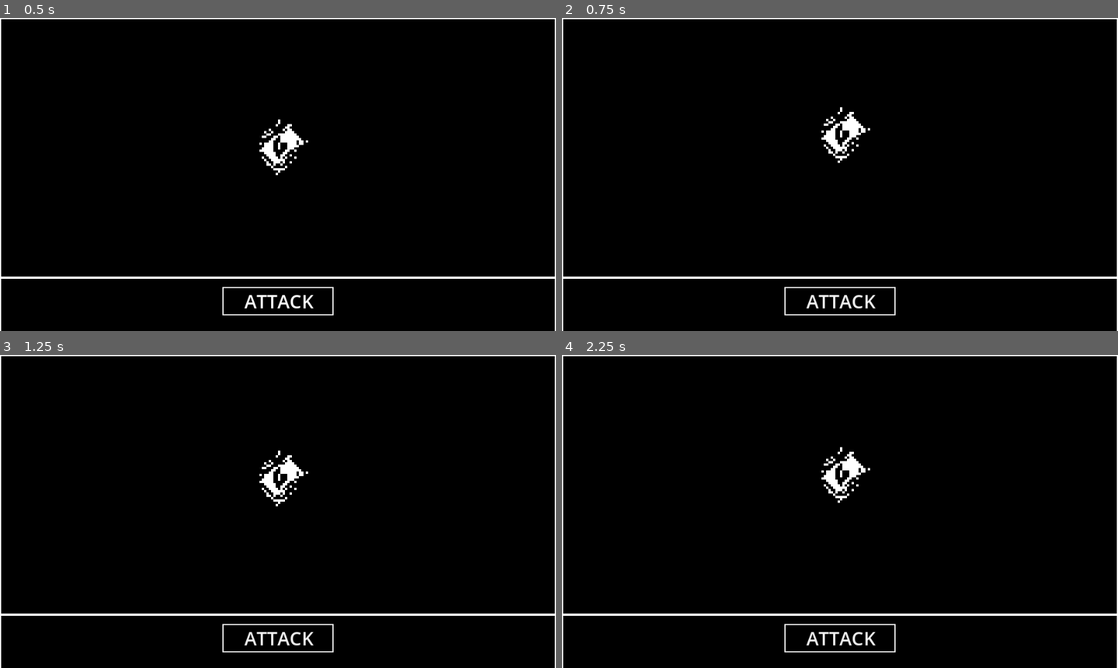
Above: before the commit, frames 1-4 (two rows, left to right).
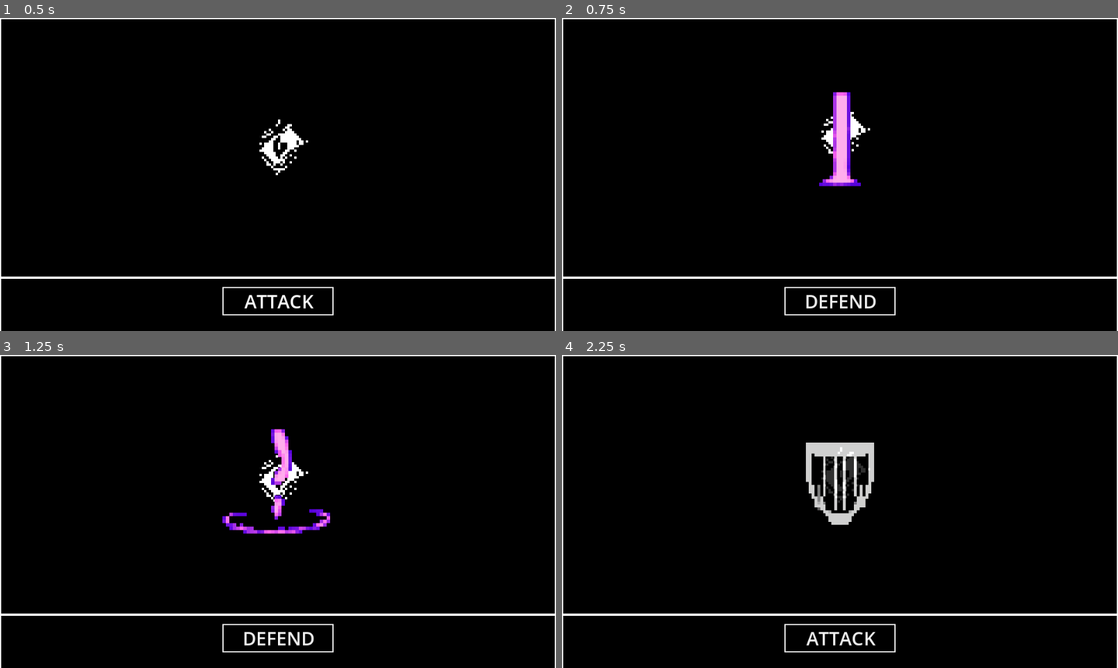
Above: after the commit, the same moments.

Repository: tjpalmer/darkvision
Game: Godot game, scene res://battle-engine/battle-engine.tscn
Two runs of this game, one before a commit and one after it. Both use one fixed random seed, a clock stepped at 60 frames per second and the inputs below. This scene is started directly instead of the project's main scene.
Inputs:
- Up to frame 1 (0.5 s): no input
- Up to frame 2 (0.75 s): click "ATTACK" at 0.5 s
- Up to frame 3 (1.25 s): no input
- Up to frame 4 (2.25 s): hold W (move_forward) 1.28-2 s; click "ATTACK" (after the commit: "DEFEND") at 2 s

Frame 1 is identical in both runs. In frame 2, 1.4% of the frame differs, in the area x 43-57%, y 23-93%; in frame 3, 1.4%; in frame 4, 1.7%, in the area x 43-57%, y 28-55%.
Error before the commit: Attempt to call function 'play_anim' in base 'null instance' on a null instance. (res://battle-engine/attack-button.gd:15)

Commit message:
enemy tweaks

Diff:
--- a/battle-engine/battle-engine.tscn
+++ b/battle-engine/battle-engine.tscn
@@ -3,6 +3,9 @@
 [ext_resource type="Script" uid="uid://vinwih6qwgcw" path="res://battle-engine/battle_engine.gd" id="1_8pl44"]
 [ext_resource type="PackedScene" uid="uid://dhims8tyq2wja" path="res://battle-engine/enemy.tscn" id="1_x7rji"]
 [ext_resource type="Script" uid="uid://desyp6laandb" path="res://battle-engine/attack-button.gd" id="2_baey7"]
+[ext_resource type="Texture2D" uid="uid://7k5cdui1g1sq" path="res://battle-engine/assets/purple-attack-anim.png" id="4_18kkk"]
+[ext_resource type="Texture2D" uid="uid://b0b30fqweqifj" path="res://battle-engine/assets/temp_shield-Transparent.png" id="5_7xprn"]
+[ext_resource type="Script" uid="uid://dl4o26mtevkpc" path="res://battle-engine/player_attack_sprite.gd" id="6_ct57k"]
 
 [sub_resource type="StyleBoxFlat" id="StyleBoxFlat_pv81d"]
 bg_color = Color(0, 0, 0, 1)
@@ -21,6 +24,104 @@
 border_color = Color(1, 1, 1, 1)
 
 [sub_resource type="ImageTexture" id="ImageTexture_8pl44"]
+
+[sub_resource type="AtlasTexture" id="AtlasTexture_i48og"]
+atlas = ExtResource("4_18kkk")
+region = Rect2(0, 0, 32, 32)
+
+[sub_resource type="AtlasTexture" id="AtlasTexture_7xprn"]
+atlas = ExtResource("4_18kkk")
+region = Rect2(32, 0, 32, 32)
+
+[sub_resource type="AtlasTexture" id="AtlasTexture_ct57k"]
+atlas = ExtResource("4_18kkk")
+region = Rect2(64, 0, 32, 32)
+
+[sub_resource type="AtlasTexture" id="AtlasTexture_vvyhw"]
+atlas = ExtResource("4_18kkk")
+region = Rect2(96, 0, 32, 32)
+
+[sub_resource type="AtlasTexture" id="AtlasTexture_qvgsq"]
+atlas = ExtResource("4_18kkk")
+region = Rect2(128, 0, 32, 32)
+
+[sub_resource type="AtlasTexture" id="AtlasTexture_jwwkx"]
+atlas = ExtResource("4_18kkk")
+region = Rect2(160, 0, 32, 32)
+
+[sub_resource type="AtlasTexture" id="AtlasTexture_d3ap1"]
+atlas = ExtResource("4_18kkk")
+region = Rect2(0, 32, 32, 32)
+
+[sub_resource type="AtlasTexture" id="AtlasTexture_h1qga"]
+atlas = ExtResource("4_18kkk")
+region = Rect2(32, 32, 32, 32)
+
+[sub_resource type="AtlasTexture" id="AtlasTexture_drguc"]
+atlas = ExtResource("4_18kkk")
+region = Rect2(64, 32, 32, 32)
+
+[sub_resource type="AtlasTexture" id="AtlasTexture_2u0k4"]
+atlas = ExtResource("4_18kkk")
+region = Rect2(96, 32, 32, 32)
+
+[sub_resource type="SpriteFrames" id="SpriteFrames_hvo25"]
+animations = [{
+"frames": [{
+"duration": 1.0,
+"texture": SubResource("AtlasTexture_i48og")
+}, {
+"duration": 1.0,
+"texture": SubResource("AtlasTexture_7xprn")
+}, {
+"duration": 1.0,
+"texture": SubResource("AtlasTexture_ct57k")
+}, {
+"duration": 1.0,
+"texture": SubResource("AtlasTexture_vvyhw")
+}, {
+"duration": 1.0,
+"texture": SubResource("AtlasTexture_qvgsq")
+}, {
+"duration": 1.0,
+"texture": SubResource("AtlasTexture_jwwkx")
+}, {
+"duration": 1.0,
+"texture": SubResource("AtlasTexture_d3ap1")
+}, {
+"duration": 1.0,
+"texture": SubResource("AtlasTexture_h1qga")
+}, {
+"duration": 1.0,
+"texture": SubResource("AtlasTexture_drguc")
+}, {
+"duration": 1.0,
+"texture": SubResource("AtlasTexture_2u0k4")
+}],
+"loop": false,
+"name": &"attack",
+"speed": 10.0
+}, {
+"frames": [{
+"duration": 1.0,
+"texture": ExtResource("5_7xprn")
+}, {
+"duration": 1.0,
+"texture": ExtResource("5_7xprn")
+}, {
+"duration": 1.0,
+"texture": ExtResource("5_7xprn")
+}, {
+"duration": 1.0,
+"texture": ExtResource("5_7xprn")
+}, {
+"duration": 1.0,
+"texture": ExtResource("5_7xprn")
+}],
+"loop": false,
+"name": &"defend",
+"speed": 5.0
+}]
 
 [node name="BattleEngine" type="Node2D" unique_id=1649322611]
 script = ExtResource("1_8pl44")
@@ -55,3 +156,13 @@
 text = "ATTACK!"
 icon = SubResource("ImageTexture_8pl44")
 script = ExtResource("2_baey7")
+
+[node name="PlayerAttackSprite" type="AnimatedSprite2D" parent="." unique_id=199110083]
+modulate = Color(1, 1, 1, 0.78039217)
+position = Vector2(480, 224)
+scale = Vector2(6, 6)
+sprite_frames = SubResource("SpriteFrames_hvo25")
+animation = &"attack"
+script = ExtResource("6_ct57k")
+
+[connection signal="animation_finished" from="PlayerAttackSprite" to="PlayerAttackSprite" method="_on_animation_finished"]
--- a/battle-engine/enemy.gd
+++ b/battle-engine/enemy.gd
@@ -45,23 +45,23 @@
 
 func _enter_state(new_state: State) -> void:
 	if state == new_state:
-		print("TRYING TO ENTER SAME STATE AGAIN " + State.keys()[new_state])
+		#print("TRYING TO ENTER SAME STATE AGAIN " + State.keys()[new_state])
 		return
 
 	state = new_state
 
 	match state:
 		State.IDLE:
-			print("ENEMY GOING IDLE")
+			#print("ENEMY GOING IDLE")
 			battle_decision_timer.start()
 			sprite.play("idle")
 		State.ATTACK:
 			sprite.set_amplitude(attack_amplitude)
 			sprite.set_speed(attack_speed)
-			print("ENEMY GOING ATTACK")
+			#print("ENEMY GOING ATTACK")
 			sprite.play("attack")
 		State.DEAD:
-			print("ENEMY GOING DEAD")
+			#print("ENEMY GOING DEAD")
 			sprite.play("dead")
 			# Optional: disable collisions / logic here
 
@@ -76,7 +76,7 @@
 	# Make sure the AnimatedSprite2D's "attack" animation is non-looping.
 	if not sprite.is_playing():
 		# here damage the player
-		print("DAMAGE TO PLAYER")
+		#print("DAMAGE TO PLAYER")
 		sprite.reset_amplitude()
 		sprite.reset_speed()
 		_enter_state(State.IDLE)
@@ -84,12 +84,12 @@
 
 func _update_dead(_delta: float) -> void:
 	if not sprite.is_playing():
-		print("ENEMY REMOVING AFTER 2 SECONDS")
+		#print("ENEMY REMOVING AFTER 2 SECONDS")
 		# wait 2 seconds after dead animation plays, then remove enemy
 		await get_tree().create_timer(2.0).timeout; queue_free()
 	pass
 
 
 func _on_battle_decision_timer_timeout() -> void:
-	print("ENEMY MAKING DECISION")
+	#print("ENEMY MAKING DECISION")
 	_enter_state(State.ATTACK)
